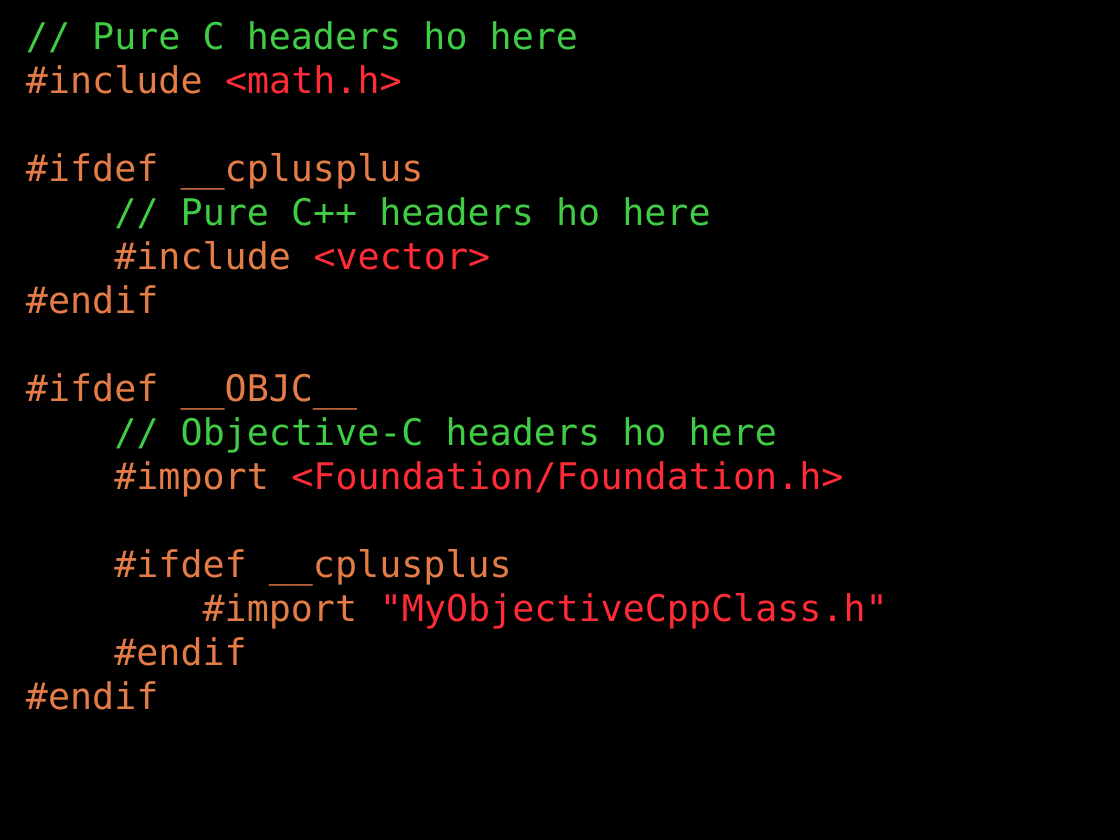
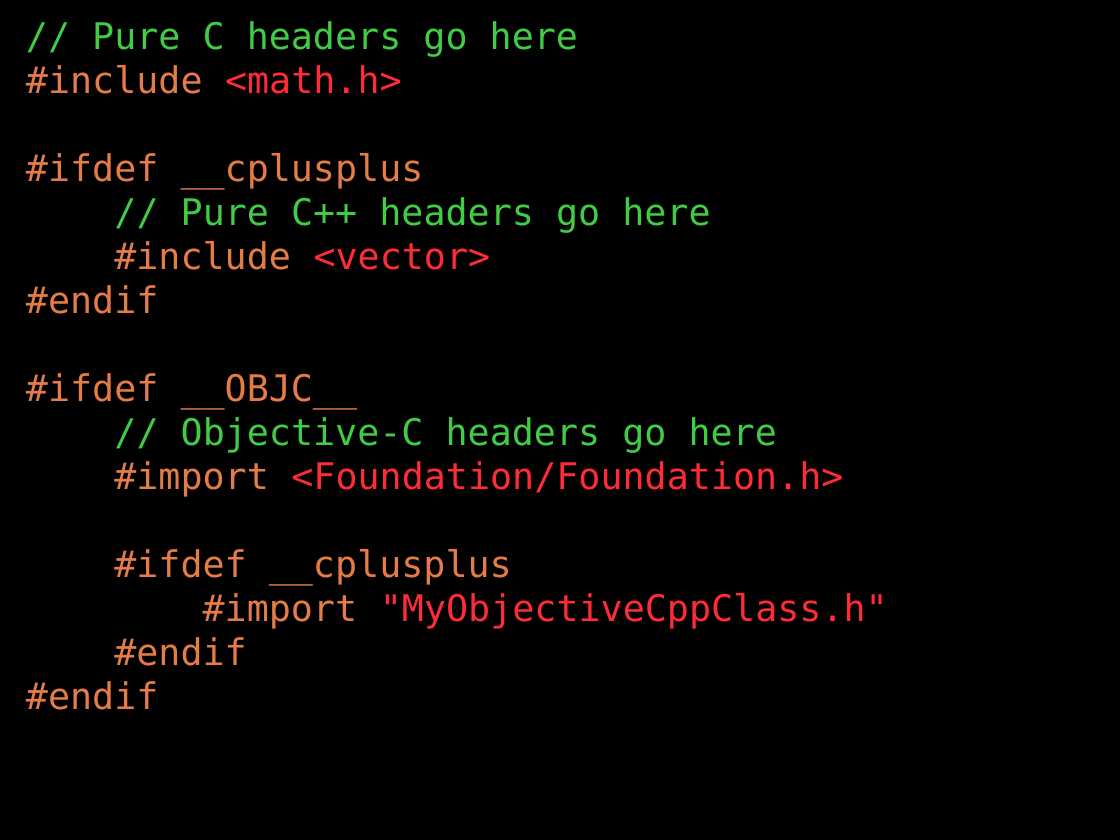
Before and after one commit to dodikk/StaticLib-Slides, a slide deck: slide 43 of Libraries-GoingNative.odp. Drawn at 1120x840 pixels with LibreOffice and Linux fonts; fonts in the diff are those of the drawing. Boxes give left, top, right and bottom in pixels: in the first picture for what was removed or moved away, otherwise in the second. Text is boxed around its words. In the diff, an @@ line names an element or a change of style, - is before the commit and + after.

Commit message:
[pch slide] fixed a typo

```diff
--- a/Libraries-GoingNative.odp
+++ b/Libraries-GoingNative.odp
@@ text at (x1=92, y1=21, x2=578, y2=57): text changed @@
-// Pure C headers ho here
+// Pure C headers go here
@@ text at (x1=181, y1=197, x2=710, y2=233): text changed @@
-// Pure C++ headers ho here
+// Pure C++ headers go here
@@ text at (x1=181, y1=417, x2=777, y2=453): text changed @@
-// Objective-C headers ho here
+// Objective-C headers go here
```
Also in this commit, not shown: 28 other slides changed, 1 other file.
